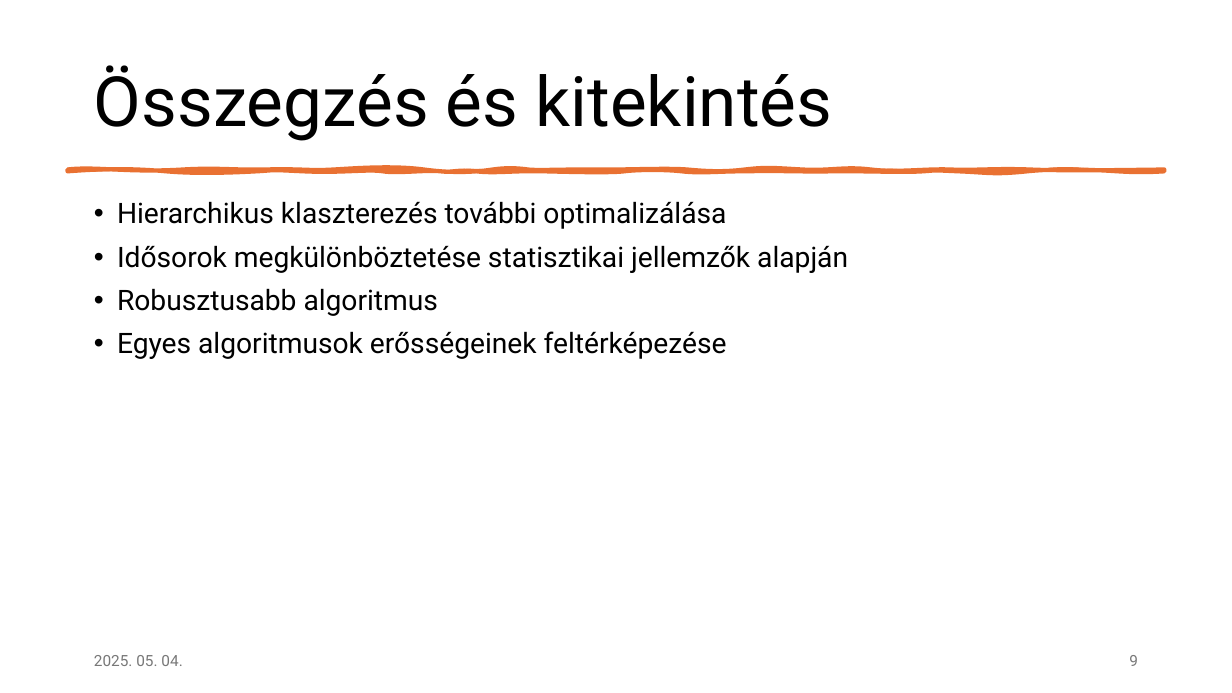
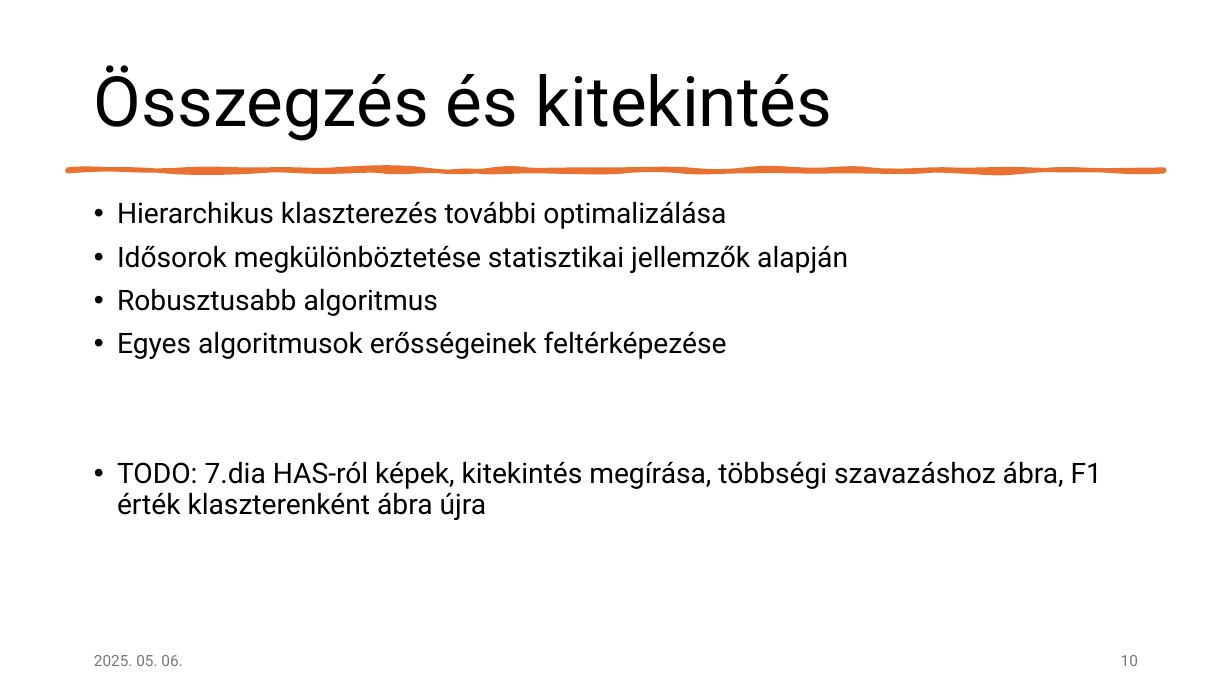
Before and after one commit to czotterbenedek/time-series-ensemble-segmentation, a slide deck: slide 10 of bemutato.pptx (slide 9 before the commit). Drawn at 1232x693 pixels with LibreOffice and Linux fonts; fonts in the diff are those of the drawing. Boxes give left, top, right and bottom in pixels: in the first picture for what was removed or moved away, otherwise in the second. Text is boxed around its words. In the diff, an @@ line names an element or a change of style, - is before the commit and + after.

```diff
--- a/bemutato.pptx
+++ b/bemutato.pptx
@@ text at bbox=[117, 461, 1102, 520]: paragraph added @@
+• TODO: 7.dia HAS-ról képek, kitekintés megírása, többségi szavazáshoz ábra, F1 érték klaszterenként ábra újra
@@ text at bbox=[94, 655, 182, 666]: text changed @@
-2025. 05. 04.
+2025. 05. 06.
@@ page number at bbox=[1121, 655, 1138, 666]: text changed @@
-9
+10
```
Also in this commit, not shown: 7 other slides changed, 2 slides added, 3 other files.
